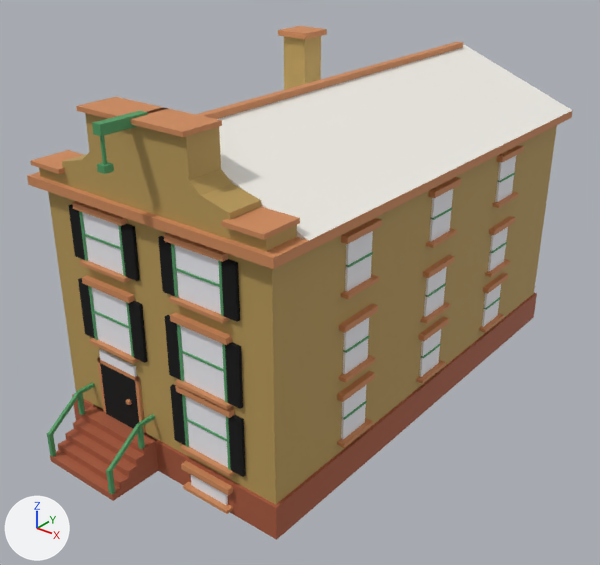
Renders of the Blender file assets/managed-models/buildings/house-1x2-3f-dutch-a/house-1x2-3f-dutch-a.blend from each side of a commit.
One viewpoint serves both versions: a 50 mm camera at (1.701, -2.238, 1.756) aimed at (0.002, -0.115, 0.44). Every picture has the same lights, and +X, +Y and +Z are marked at lower left. The older version comes first.

In view in the first picture: 'house-1x2-3f-dutch-a'.
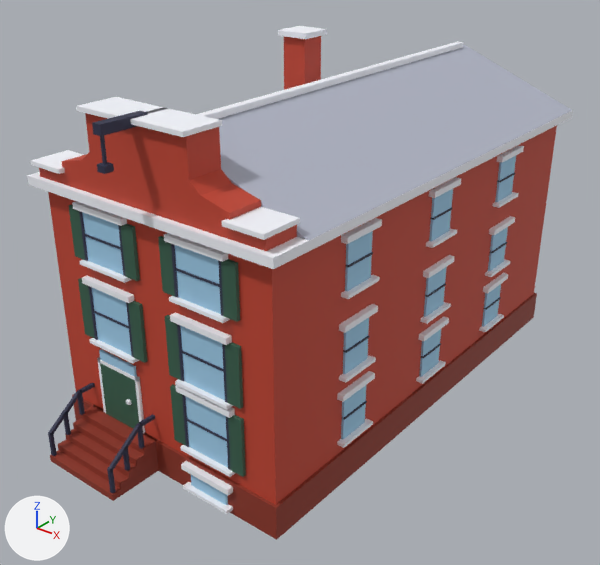
Location of each change, [x1, y1, x2, y2] in pixels of the pictures (600 x 565 px; the box of a moved part takes in the faces that stretch with it):
part 1 of me_house_1x2_3f_dutch_a, added: after [62, 411, 71, 435]
part 2 of me_house_1x2_3f_dutch_a, moved or reshaped: before [47, 384, 155, 494]; after [48, 384, 155, 494]
part 3 of me_house_1x2_3f_dutch_a, surface changed: [27, 26, 573, 540] in both

Edits to the bpy script that builds the scene:
```text
Change me_house_1x2_3f_dutch_a:
    used by ob_house_1x2_3f_dutch_a; location = (0.0, 0.0, 0.0)
    remove me_house_1x2_3f_dutch_a.from_pydata(...)  # 1500 vertices, 1120 faces; spans x -0.5..0.5, y -1.0..1.0, z 0.0..1.25
    add me_house_1x2_3f_dutch_a.from_pydata(...)  # 1516 vertices, 1132 faces; spans x -0.5..0.5, y -1.0..1.0, z 0.0..1.25
    me_house_1x2_3f_dutch_a part 1: a new loose piece, a box spanning x -0.356..-0.344, y -0.931..-0.919, z 0.072..0.164, in mat_m_house_1x2_3f_dutch_a
    me_house_1x2_3f_dutch_a part 2
    6 vertices are removed from x -0.36..-0.04, y -1.0..-0.99, z 0.02..0.11
    38 faces are deleted
    2 vertices move from x -0.06..-0.04, y -1.0, z 0.11 to x -0.06..-0.04, y -0.93, z 0.16
    14 vertices are added at x -0.36..-0.04, y -1.0..-0.92, z 0.02..0.16
    44 new faces join them
    me_house_1x2_3f_dutch_a part 3: 1082 kept faces spanning x -0.5..0.5, y -1.0..1.0, z 0.0..1.25 get new texture (UV) coordinates
```
